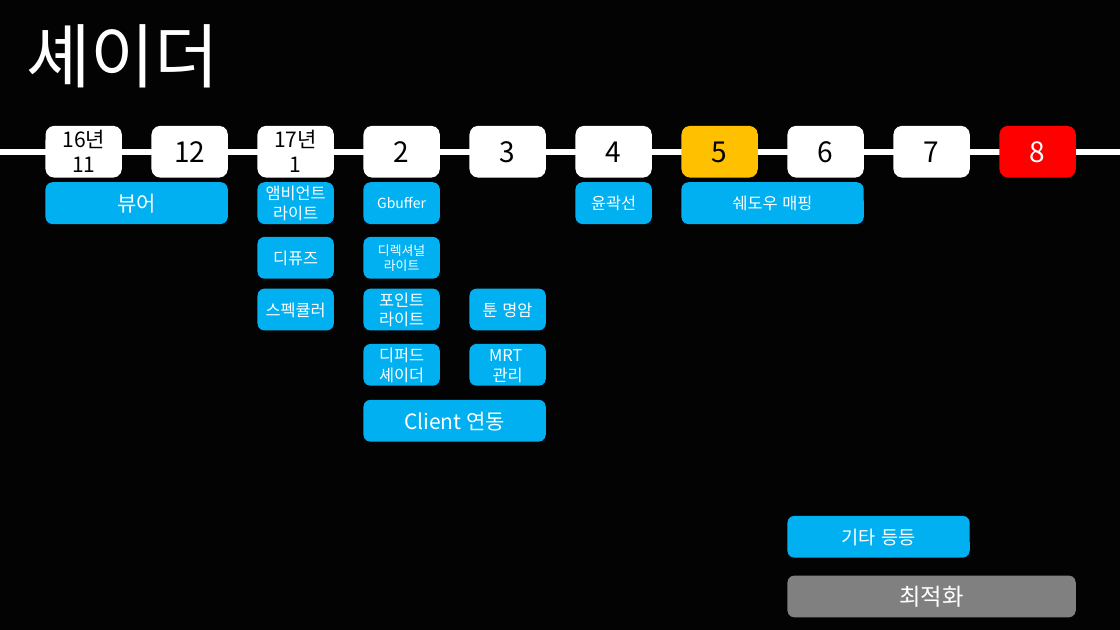
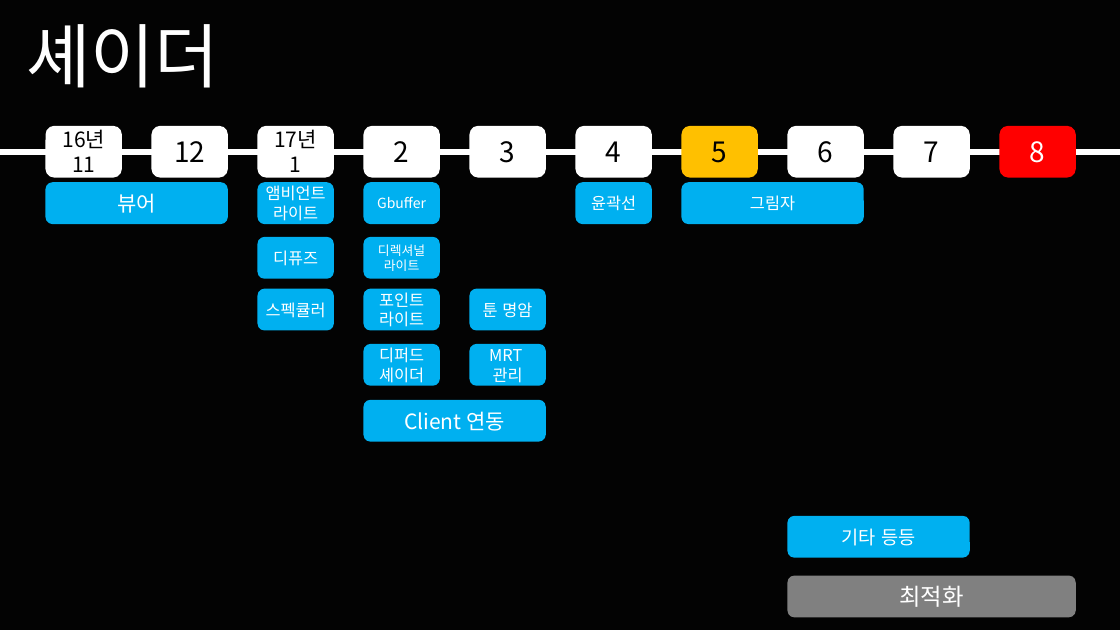
Before and after one commit to korleinster/gamebusdriver, a slide deck: slide 19 of documents/중간발표/노루막이_김형준_신창섭_홍승필_허지훈.pptx. Drawn at 1120x630 pixels with LibreOffice and Linux fonts; fonts in the diff are those of the drawing; background and template pictures are left out. Boxes give left, top, right and bottom in pixels: in the first picture for what was removed or moved away, otherwise in the second. Text is boxed around its words. In the diff, an @@ line names an element or a change of style, - is before the commit and + after.

Commit message:
[허지훈]중간발표
쉐도우매핑 -> 그림자

```diff
--- a/documents/중간발표/노루막이_김형준_신창섭_홍승필_허지훈.pptx
+++ b/documents/중간발표/노루막이_김형준_신창섭_홍승필_허지훈.pptx
@@ text in rounded rectangle at (x1=750, y1=195, x2=795, y2=211): text changed @@
-쉐도우 매핑
+그림자
```
